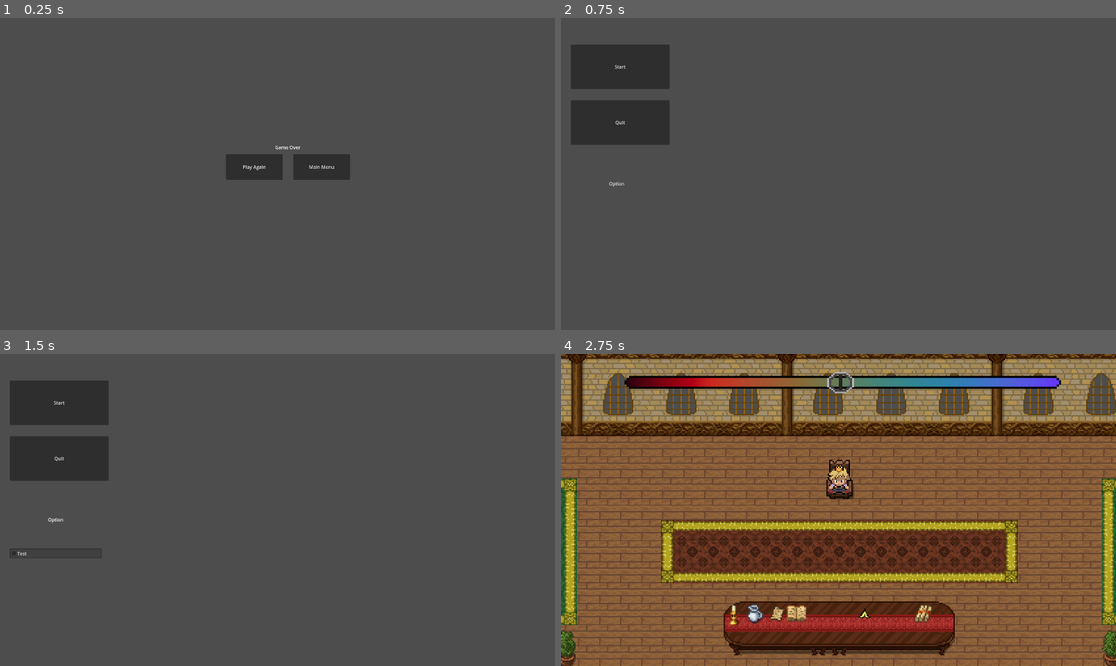
Above: before the commit, frames 1-4 (two rows, left to right).
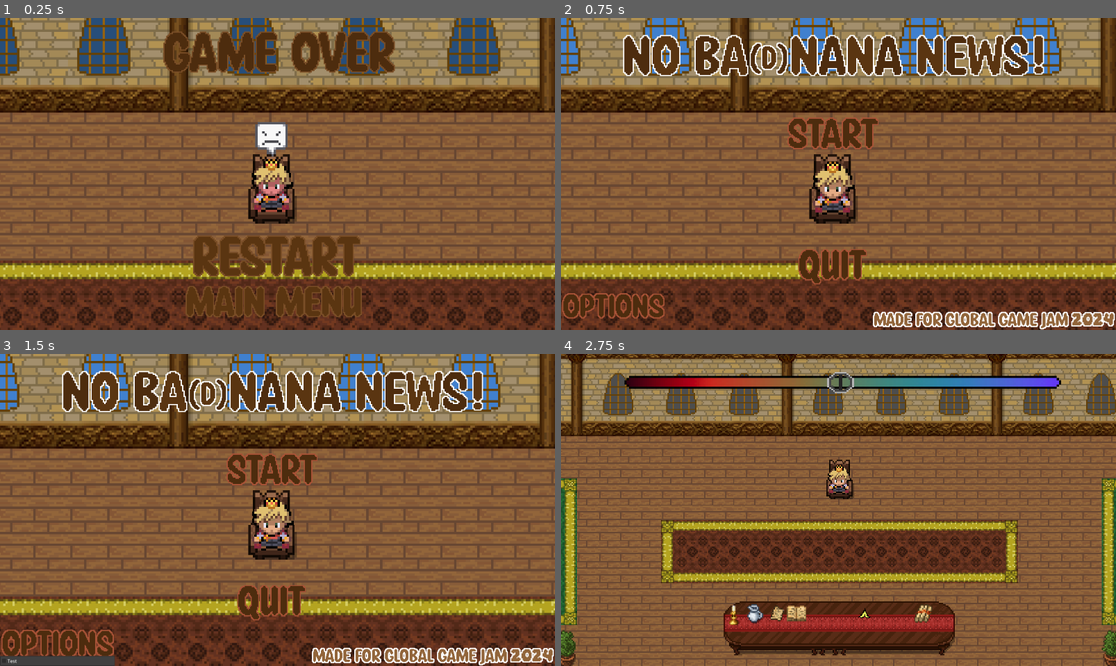
Above: after the commit, the same moments.

Repository: CrazyKamel/ggjMakeMeLaugh
Game: Godot game, scene res://src/Interface/endgame.tscn
Two runs of this game, one before a commit and one after it. Both use one fixed random seed, a clock stepped at 60 frames per second and the inputs below. This scene is started directly instead of the project's main scene. Sound files missing from this copy of the repository are replaced by a short silence.
Inputs (mouse positions are in pixels of both pictures, inside the frame that each line leads up to; where the layout moved, square brackets give the same spot in the first picture):
- Up to frame 1 (0.25 s): no input
- Up to frame 2 (0.75 s): click (832, 301) [882, 167] at 0.5 s
- Up to frame 3 (1.5 s): click (49, 641) [55, 519] at 1.25 s
- Up to frame 4 (2.75 s): click (832, 469) [622, 403] at 2 s

The runs differ from the first frame. In frame 1, 99% of the frame differs, in the area x 0-100%, y 0-100%; in frame 2, 100%; in frame 3, 99%; in frame 4, nothing differs.

Commit message:
fix previous commit

Diff:
--- a/src/Interface/endgame.gd
+++ b/src/Interface/endgame.gd
@@ -16,3 +16,19 @@
 
 func _on_main_menu_pressed():
 	Global.goto_scene("res://src/main.tscn")
+
+
+func _on_play_again_mouse_entered():
+	$PlayAgain.set_scale(Vector2(1.1,1.1))
+
+
+func _on_play_again_mouse_exited():
+	$PlayAgain.set_scale(Vector2(1,1))
+
+
+func _on_main_menu_mouse_entered():
+	$MainMenu.set_scale(Vector2(1.1,1.1))
+
+
+func _on_main_menu_mouse_exited():
+	$MainMenu.set_scale(Vector2(1,1))
--- a/src/Interface/endgame.tscn
+++ b/src/Interface/endgame.tscn
@@ -1,31 +1,43 @@
-[gd_scene load_steps=2 format=3 uid="uid://bwxtjjg2ajfsj"]
+[gd_scene load_steps=5 format=3 uid="uid://bwxtjjg2ajfsj"]
 
 [ext_resource type="Script" path="res://src/Interface/endgame.gd" id="1_dny7r"]
+[ext_resource type="Texture2D" uid="uid://d11p4jdyec8va" path="res://media/gobgex.png" id="2_way1i"]
+[ext_resource type="Texture2D" uid="uid://c1edqfujya7wb" path="res://media/gorestartex.png" id="3_648aj"]
+[ext_resource type="Texture2D" uid="uid://cuwdt8hhb27uc" path="res://media/gomainmenuex.png" id="4_fjtr0"]
 
 [node name="Endgame" type="Node"]
 script = ExtResource("1_dny7r")
 
-[node name="Label" type="Label" parent="."]
-offset_left = 909.0
-offset_top = 436.0
-offset_right = 1083.0
-offset_bottom = 486.0
-text = "Game Over"
-horizontal_alignment = 1
+[node name="Gobgex" type="Sprite2D" parent="."]
+position = Vector2(960, 540)
+texture = ExtResource("2_way1i")
 
 [node name="PlayAgain" type="Button" parent="."]
-offset_left = 782.0
-offset_top = 471.0
-offset_right = 978.0
-offset_bottom = 560.0
-text = "Play Again"
+anchors_preset = 8
+anchor_left = 0.5
+anchor_top = 0.5
+anchor_right = 0.5
+anchor_bottom = 0.5
+offset_left = -296.0
+offset_top = 209.0
+offset_right = 292.0
+offset_bottom = 359.0
+grow_horizontal = 2
+grow_vertical = 2
+icon = ExtResource("3_648aj")
+flat = true
 
 [node name="MainMenu" type="Button" parent="."]
-offset_left = 1015.0
-offset_top = 471.0
-offset_right = 1211.0
-offset_bottom = 560.0
-text = "Main Menu"
+offset_left = 638.0
+offset_top = 923.0
+offset_right = 1256.0
+offset_bottom = 1040.0
+icon = ExtResource("4_fjtr0")
+flat = true
 
+[connection signal="mouse_entered" from="PlayAgain" to="." method="_on_play_again_mouse_entered"]
+[connection signal="mouse_exited" from="PlayAgain" to="." method="_on_play_again_mouse_exited"]
 [connection signal="pressed" from="PlayAgain" to="." method="_on_play_again_pressed"]
+[connection signal="mouse_entered" from="MainMenu" to="." method="_on_main_menu_mouse_entered"]
+[connection signal="mouse_exited" from="MainMenu" to="." method="_on_main_menu_mouse_exited"]
 [connection signal="pressed" from="MainMenu" to="." method="_on_main_menu_pressed"]
--- a/src/main.tscn
+++ b/src/main.tscn
@@ -1,16 +1,23 @@
-[gd_scene load_steps=2 format=3 uid="uid://brs6u78mwggbp"]
+[gd_scene load_steps=6 format=3 uid="uid://brs6u78mwggbp"]
 
 [ext_resource type="Script" path="res://src/main.gd" id="1_os583"]
+[ext_resource type="Texture2D" uid="uid://qqv0qfwk4s7t" path="res://media/titlebgex.png" id="2_4kasm"]
+[ext_resource type="Texture2D" uid="uid://bc0jfv1osexru" path="res://media/titleoptionex.png" id="2_cwmrq"]
+[ext_resource type="Texture2D" uid="uid://dbcywqcuvyaw2" path="res://media/titlequitex.png" id="3_pbpau"]
+[ext_resource type="Texture2D" uid="uid://v2jswbdb2ixx" path="res://media/titlestartex.png" id="4_purb0"]
 
 [node name="Node" type="Node"]
 script = ExtResource("1_os583")
 
+[node name="Titlebgex" type="Sprite2D" parent="."]
+position = Vector2(960, 540)
+texture = ExtResource("2_4kasm")
+
 [node name="MenuButton" type="MenuButton" parent="."]
-offset_left = 34.0
-offset_top = 475.0
-offset_right = 352.0
-offset_bottom = 673.0
-text = "Option"
+offset_top = 949.0
+offset_right = 362.0
+offset_bottom = 1044.0
+icon = ExtResource("2_cwmrq")
 switch_on_hover = true
 item_count = 1
 popup/item_0/text = "Test"
@@ -18,18 +25,40 @@
 popup/item_0/id = 0
 
 [node name="QuitButton" type="Button" parent="."]
-offset_left = 34.0
-offset_top = 285.0
-offset_right = 376.0
-offset_bottom = 439.0
-text = "Quit"
+anchors_preset = 8
+anchor_left = 0.5
+anchor_top = 0.5
+anchor_right = 0.5
+anchor_bottom = 0.5
+offset_left = -144.0
+offset_top = 256.0
+offset_right = 102.0
+offset_bottom = 387.0
+grow_horizontal = 2
+grow_vertical = 2
+icon = ExtResource("3_pbpau")
+flat = true
 
 [node name="StartButton" type="Button" parent="."]
-offset_left = 34.0
-offset_top = 92.0
-offset_right = 376.0
-offset_bottom = 246.0
-text = "Start"
+anchors_preset = 8
+anchor_left = 0.5
+anchor_top = 0.5
+anchor_right = 0.5
+anchor_bottom = 0.5
+offset_left = -180.0
+offset_top = -199.0
+offset_right = 143.0
+offset_bottom = -82.0
+grow_horizontal = 2
+grow_vertical = 2
+icon = ExtResource("4_purb0")
+flat = true
 
+[connection signal="mouse_entered" from="MenuButton" to="." method="_on_menu_button_mouse_entered"]
+[connection signal="mouse_exited" from="MenuButton" to="." method="_on_menu_button_mouse_exited"]
+[connection signal="mouse_entered" from="QuitButton" to="." method="_on_quit_button_mouse_entered"]
+[connection signal="mouse_exited" from="QuitButton" to="." method="_on_quit_button_mouse_exited"]
 [connection signal="pressed" from="QuitButton" to="." method="_on_quit_button_pressed"]
+[connection signal="mouse_entered" from="StartButton" to="." method="_on_start_button_mouse_entered"]
+[connection signal="mouse_exited" from="StartButton" to="." method="_on_start_button_mouse_exited"]
 [connection signal="pressed" from="StartButton" to="." method="_on_start_button_pressed"]
